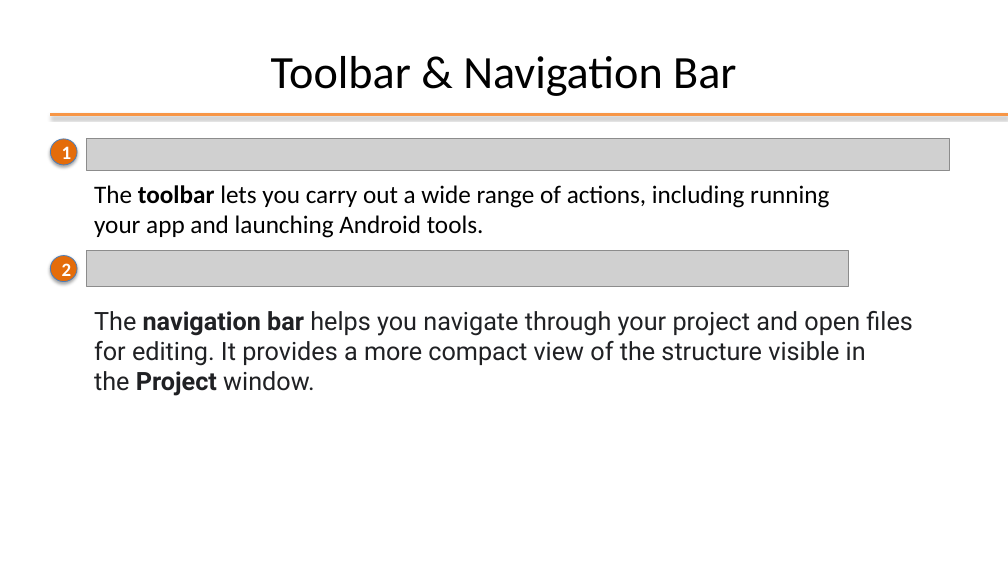
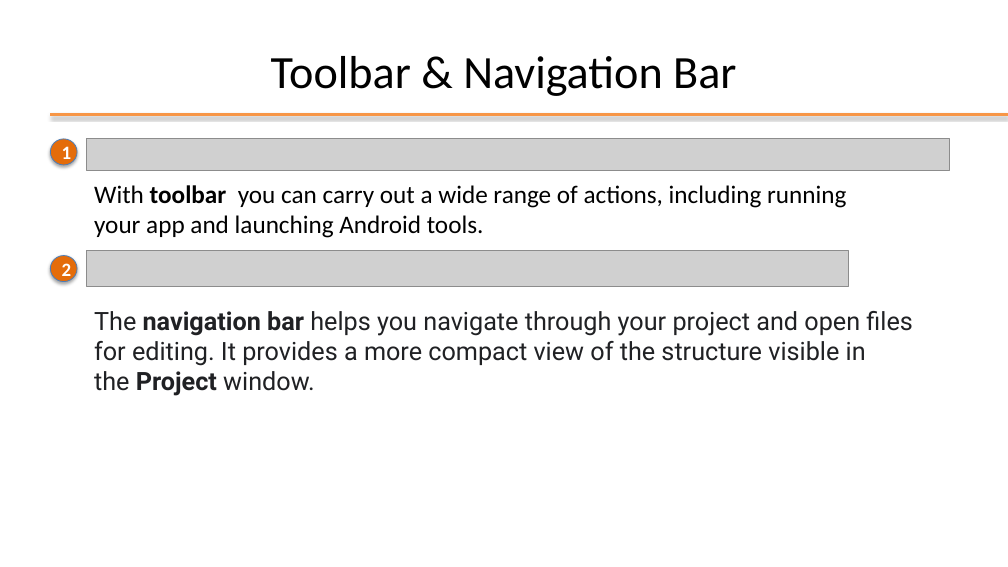
Before and after one commit to StePoli-00/Getting-started-with-Android, a slide deck: slide 4 of 02-Android Studio.pptx (slide 5 before the commit). Drawn at 1008x567 pixels with LibreOffice and Linux fonts; fonts in the diff are those of the drawing; grey boxes stand for pictures; background and template pictures are left out. Boxes give left, top, right and bottom in pixels: in the first picture for what was removed or moved away, otherwise in the second. Text is boxed around its words. In the diff, an @@ line names an element or a change of style, - is before the commit and + after.

```diff
--- a/02-Android Studio.pptx
+++ b/02-Android Studio.pptx
@@ text at (94, 185, 846, 238): text changed @@
-The toolbar lets you carry out a wide range of actions, including running your app and launching Android tools.
+With toolbar you can carry out a wide range of actions, including running your app and launching Android tools.
```
Also in this commit, not shown: 4 other slides changed, 3 slides added.
